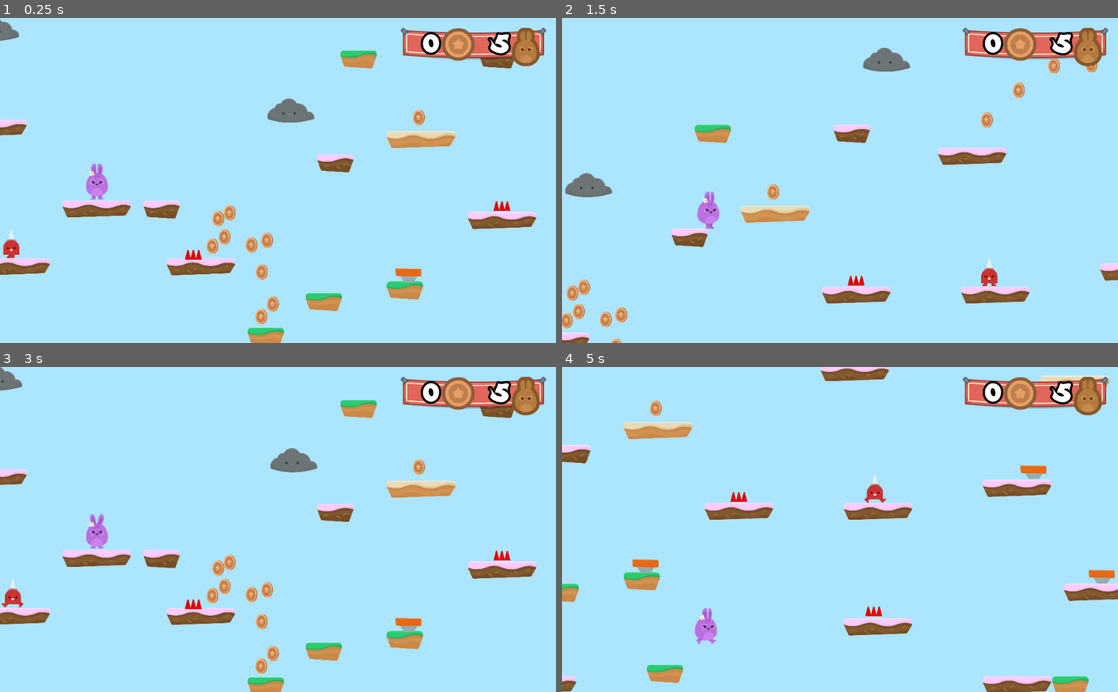
Above: before the commit, frames 1-4 (two rows, left to right).
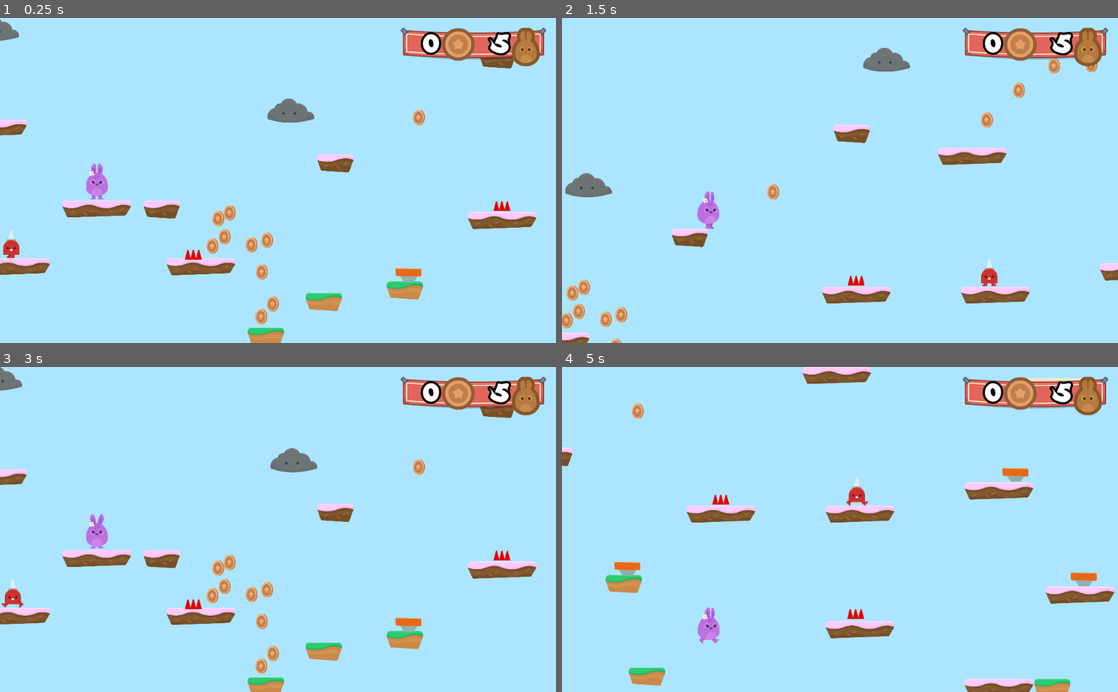
Above: after the commit, the same moments.

Repository: jozsefgorcs/godot_platformer_training
Game: Godot game, scene res://Levels/Level1.tscn
Two runs of this game, one before a commit and one after it. Both use one fixed random seed, a clock stepped at 60 frames per second and the inputs below.
Inputs (mouse positions are in pixels of both pictures, inside the frame that each line leads up to):
- Up to frame 1 (0.25 s): no input
- Up to frame 2 (1.5 s): hold D (right) from 0.53 s (still down); tap Space (jump) at 0.77 s
- Up to frame 3 (3 s): tap Space (jump) at 1.52 s; release D (right) at 2.03 s; hold A (left) 2.03-2.75 s; click (177, 575) at 2.75 s
- Up to frame 4 (5 s): hold D (right) from 3.53 s (still down); tap Space (jump) at 3.77, 4.52 s

The runs differ from the first frame. In frame 1, 0.9% of the frame differs, in the area x 61-82%, y 10-40%; in frame 2, 0.9%; in frame 3, 0.9%; in frame 4, 7.7%, in the area x 0-100%, y 0-100%.

Commit message:
make level easier

Diff:
--- a/Levels/Level1.tscn
+++ b/Levels/Level1.tscn
@@ -21,7 +21,7 @@
 tile_set = ExtResource( 2 )
 collision_layer = 2
 format = 1
-tile_data = PoolIntArray( -786268, 0, 0, -589797, 3, 0, -589785, 1, 0, -458704, 0, 0, -393149, 4, 0, -393119, 4, 0, -327558, 0, 0, -131078, 0, 0, -196530, 0, 0, -196496, 1, 0, -131041, 4, 0, -130938, 3, 0, -130925, 0, 0, 25, 1 …(521 unchanged characters)…
+tile_data = PoolIntArray( -786268, 0, 0, -589785, 1, 0, -458704, 0, 0, -393149, 4, 0, -393119, 4, 0, -327558, 0, 0, -131078, 0, 0, -196530, 0, 0, -196496, 1, 0, -130938, 3, 0, -130925, 0, 0, 25, 1 …(521 unchanged characters)…
 
 [node name="Hazards" type="Node2D" parent="."]
 
